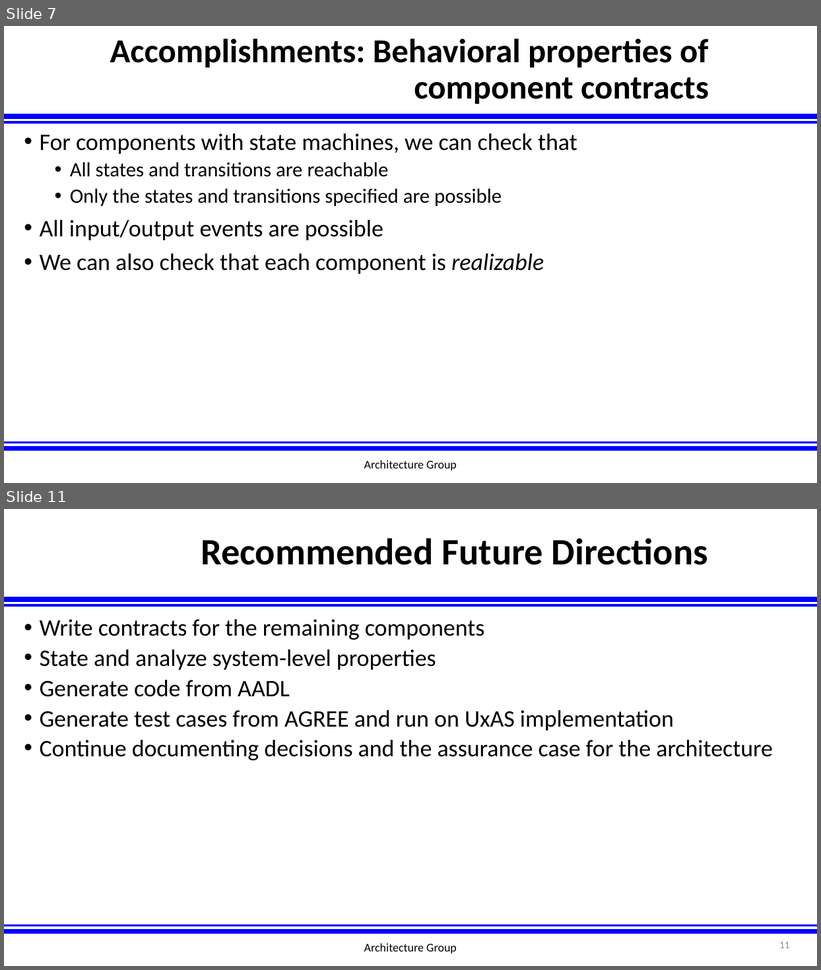
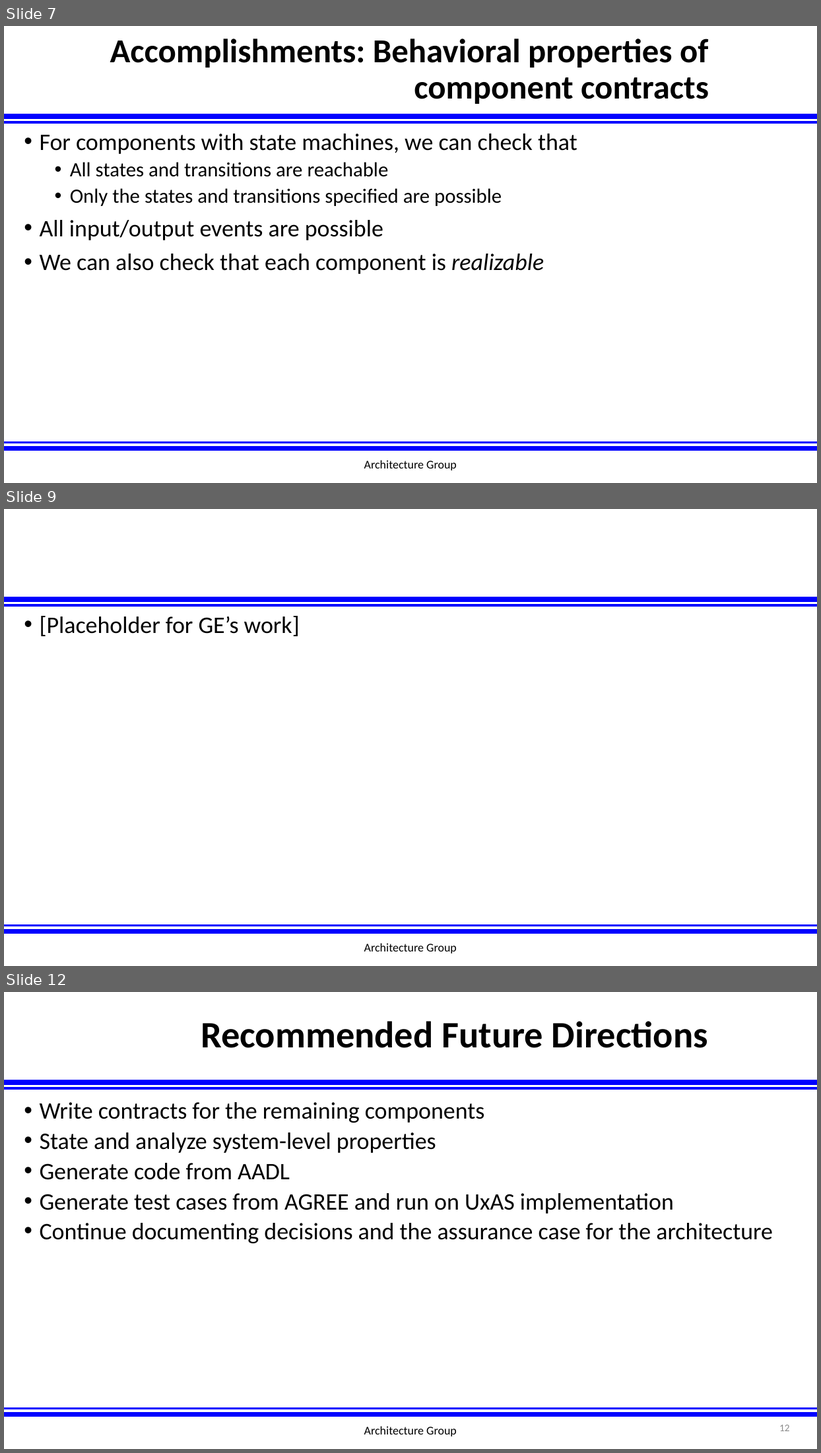
Before and after one commit to afrl-rq/OpenUxAS-SoI, a slide deck: presentations/S5_SoI_Architecture_Group.pptx. Shown one above the other, each under a label of ours: slides 7 and 11 before the commit, slides 7, 9 and 12 after it; the slides between them are not shown. The pictures are 821x970 and 821x1453 pixels, drawn with LibreOffice and Linux fonts; fonts in the diff are those of the drawing; background and template pictures are left out. Boxes give left, top, right and bottom in pixels: in the first picture for what was removed or moved away, otherwise in the second. Text is boxed around its words. In the diff, an @@ line names an element or a change of style, - is before the commit and + after.

Commit message:
slide updates. new placeholders

```diff
--- a/presentations/S5_SoI_Architecture_Group.pptx
+++ b/presentations/S5_SoI_Architecture_Group.pptx
@@ slide 9 added at (4,509,817,966), background #FFFFFF; not listed: 4 template elements that a slide beside it also shows @@
@@ text added at (40,616,300,636), 28 pt, text #000000 @@
+• [Placeholder for GE’s work]
@@ text added at (364,943,457,954), 14 pt, text #000000 @@
+Architecture Group
@@ what was slide 11 is now slide 12 @@
@@ page number at (780,1425,790,1432): text changed @@
-11
+12
```
Also in this commit, not shown: 3 slides changed, 1 other slide added, 1 slide removed.
